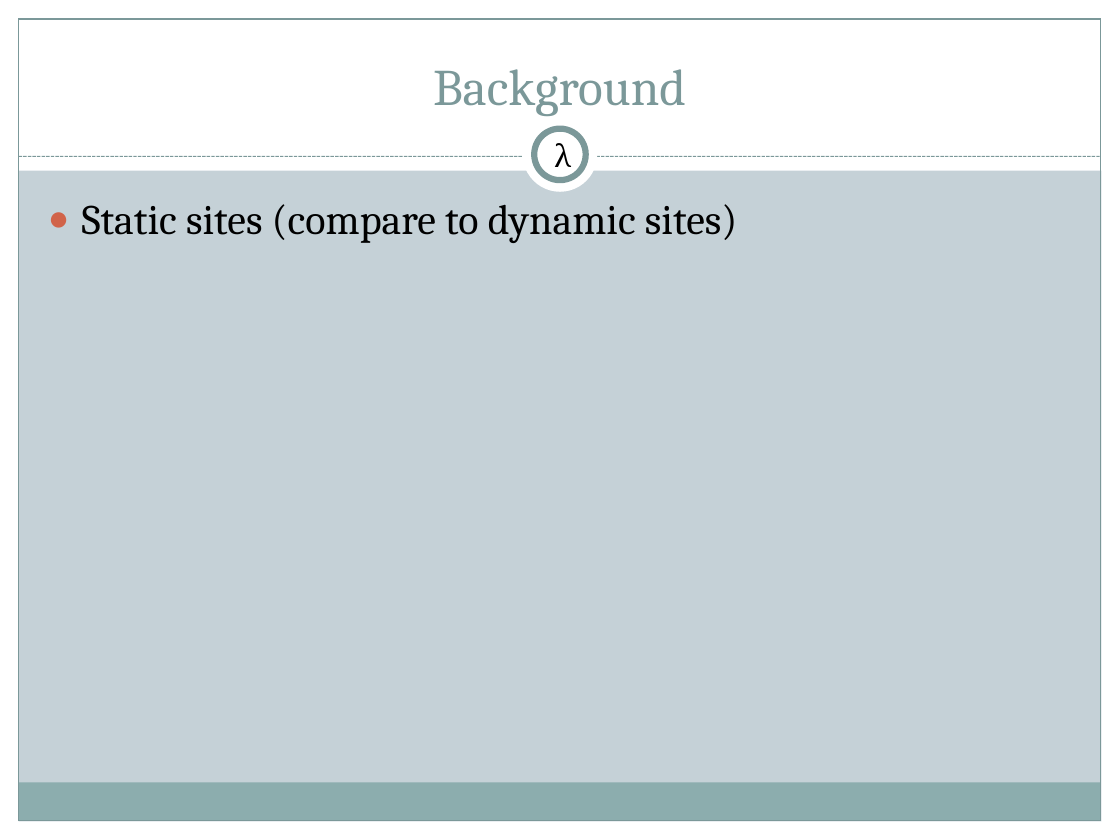
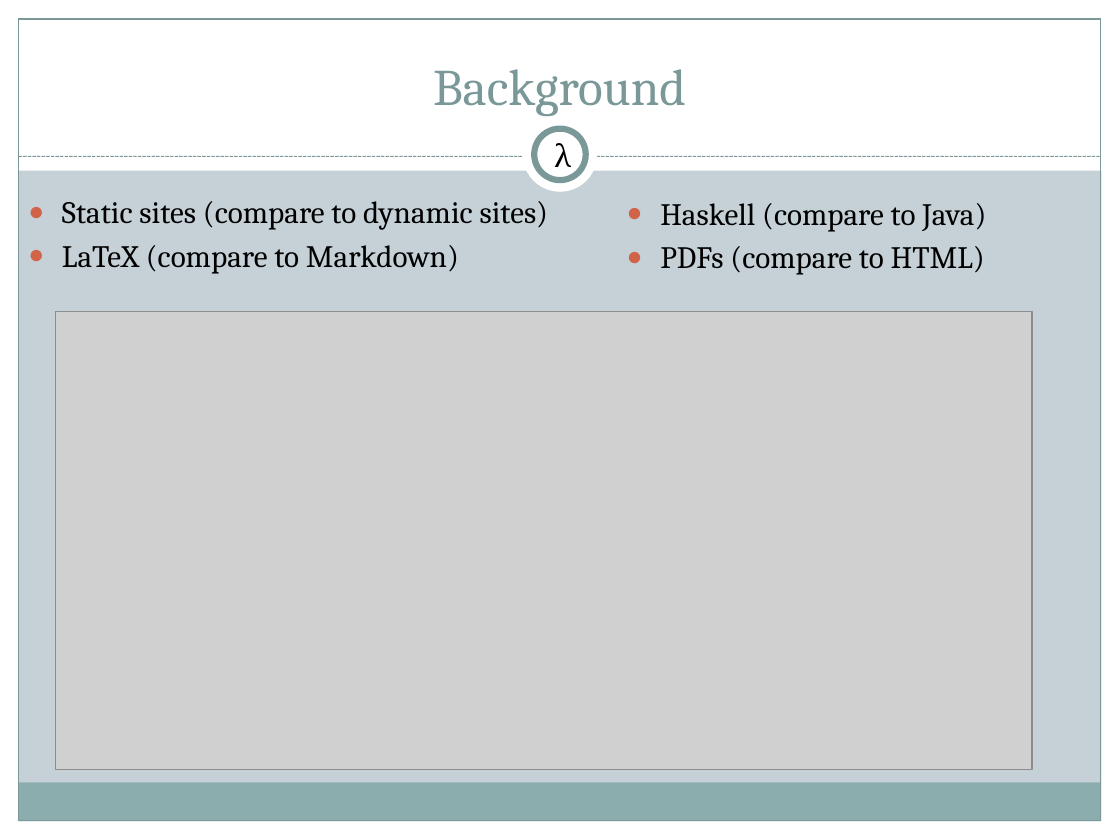
Before and after one commit to 2016rshah/Meta-BlaTeX, a slide deck: slide 3 of Presentations/Final_Presentation.pptx (slide 2 before the commit). Drawn at 1120x840 pixels with LibreOffice and Linux fonts; fonts in the diff are those of the drawing; grey boxes stand for pictures. Boxes give left, top, right and bottom in pixels: in the first picture for what was removed or moved away, otherwise in the second. Text is boxed around its words. In the diff, an @@ line names an element or a change of style, - is before the commit and + after.

```diff
--- a/Presentations/Final_Presentation.pptx
+++ b/Presentations/Final_Presentation.pptx
@@ text "Static sites (compare to dynamic ...": place and size @@
-text "Static sites (compare to dynamic ..." at (82, 204, 737, 243)
+text "Static sites (compare to dynamic ..." at (62, 201, 548, 274)
@@ text at (62, 201, 548, 230): size 27 to 20 pt in "Static sites (compare to dynamic sites)"; less space between paragraphs @@
@@ text added at (660, 203, 986, 275), 20 pt, text #000000 @@
+● Haskell (compare to Java)
+● PDFs (compare to HTML)
@@ text at (62, 245, 459, 274): paragraph added @@
+● LaTeX (compare to Markdown)
@@ picture added at (55, 311, 1032, 769) @@
```
Also in this commit, not shown: 3 other slides changed, 2 slides added, 4 slides removed.
